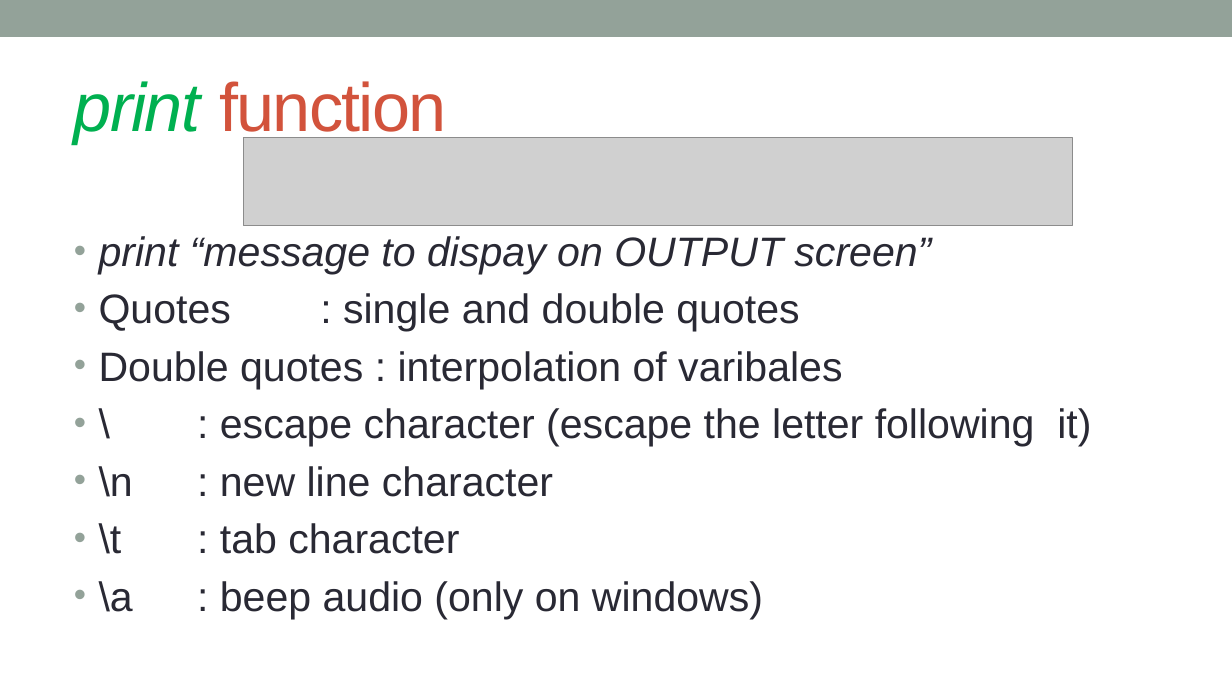
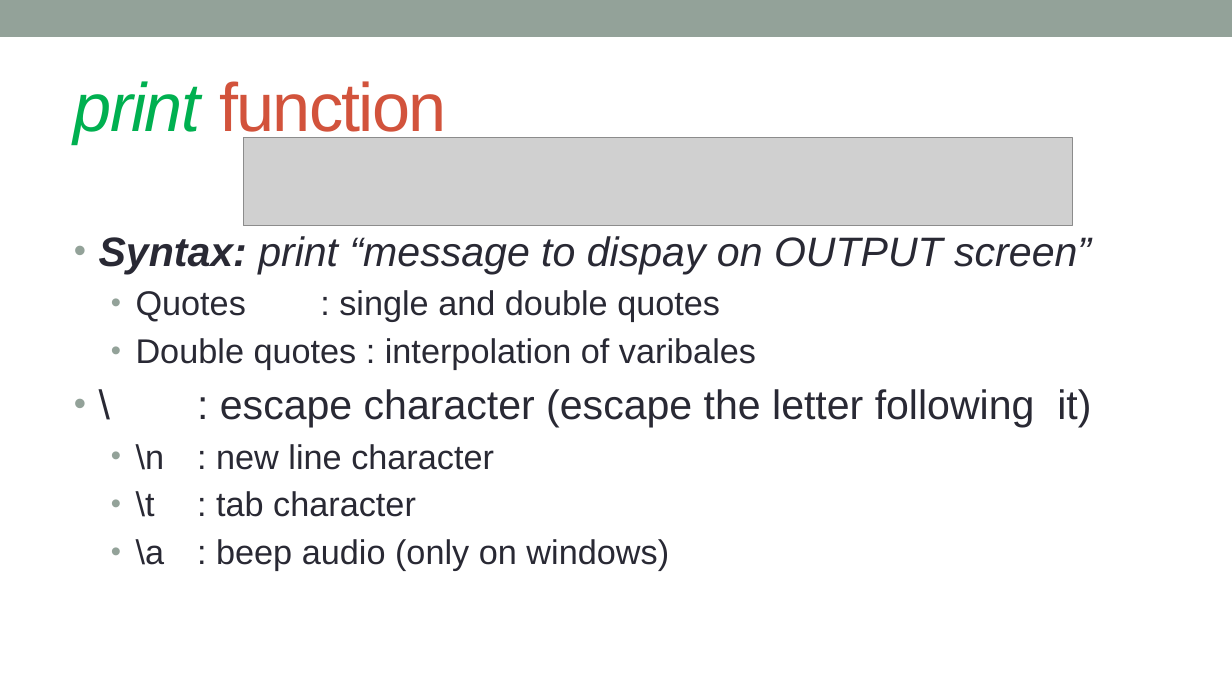
Before and after one commit to kanhu-pcr-code/bioinfo-PERL-course, a slide deck: slide 18 of PPTs/Getting_stared_with_perl.pptx. Drawn at 1232x693 pixels with LibreOffice and Linux fonts; fonts in the diff are those of the drawing; grey boxes stand for pictures. Boxes give left, top, right and bottom in pixels: in the first picture for what was removed or moved away, otherwise in the second. Text is boxed around its words. In the diff, an @@ line names an element or a change of style, - is before the commit and + after.

```diff
--- a/PPTs/Getting_stared_with_perl.pptx
+++ b/PPTs/Getting_stared_with_perl.pptx
@@ text at (99, 236, 1091, 274): text changed @@
-• print “message to dispay on OUTPUT screen”
+• Syntax: print “message to dispay on OUTPUT screen”
@@ text at (136, 290, 756, 571): size 24 to 20 pt in "Quotes : single and double quotes", "Double quotes : interpolation of varibales", "\n : new line character", "\t : tab character" and 1 more places; list level 1 to 2 in "Quotes : single and double ..."; list level 1 to 2 in "Double quotes : interpolation of ..."; list level 1 to 2 in "\n : new line character"; list level 1 to 2 in "\t : tab character"; list level 1 to 2 in "\a : beep audio (only ..." @@
```
Also in this commit, not shown: 5 other slides changed, 1 slide added, 13 other files.
